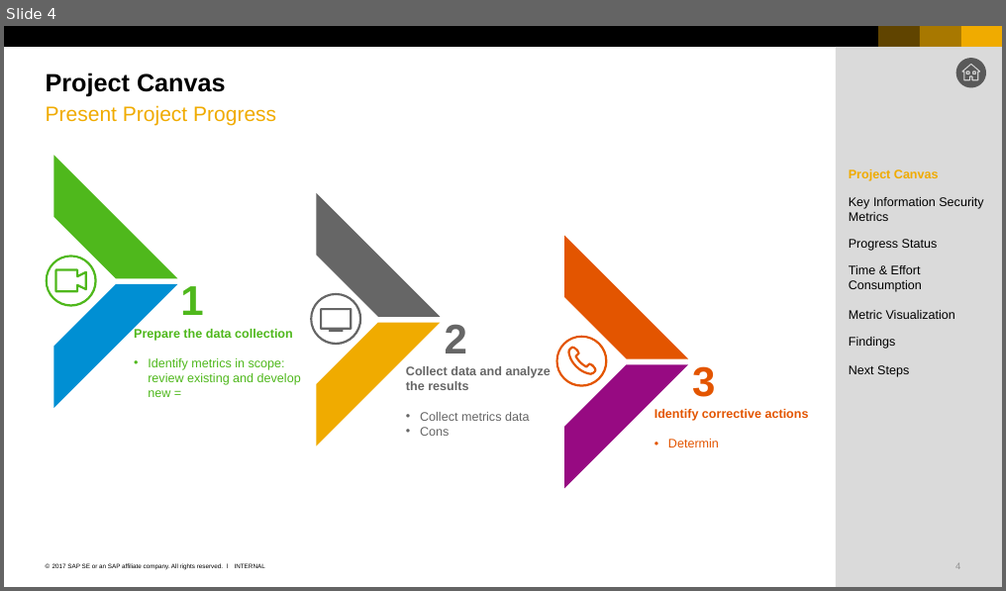
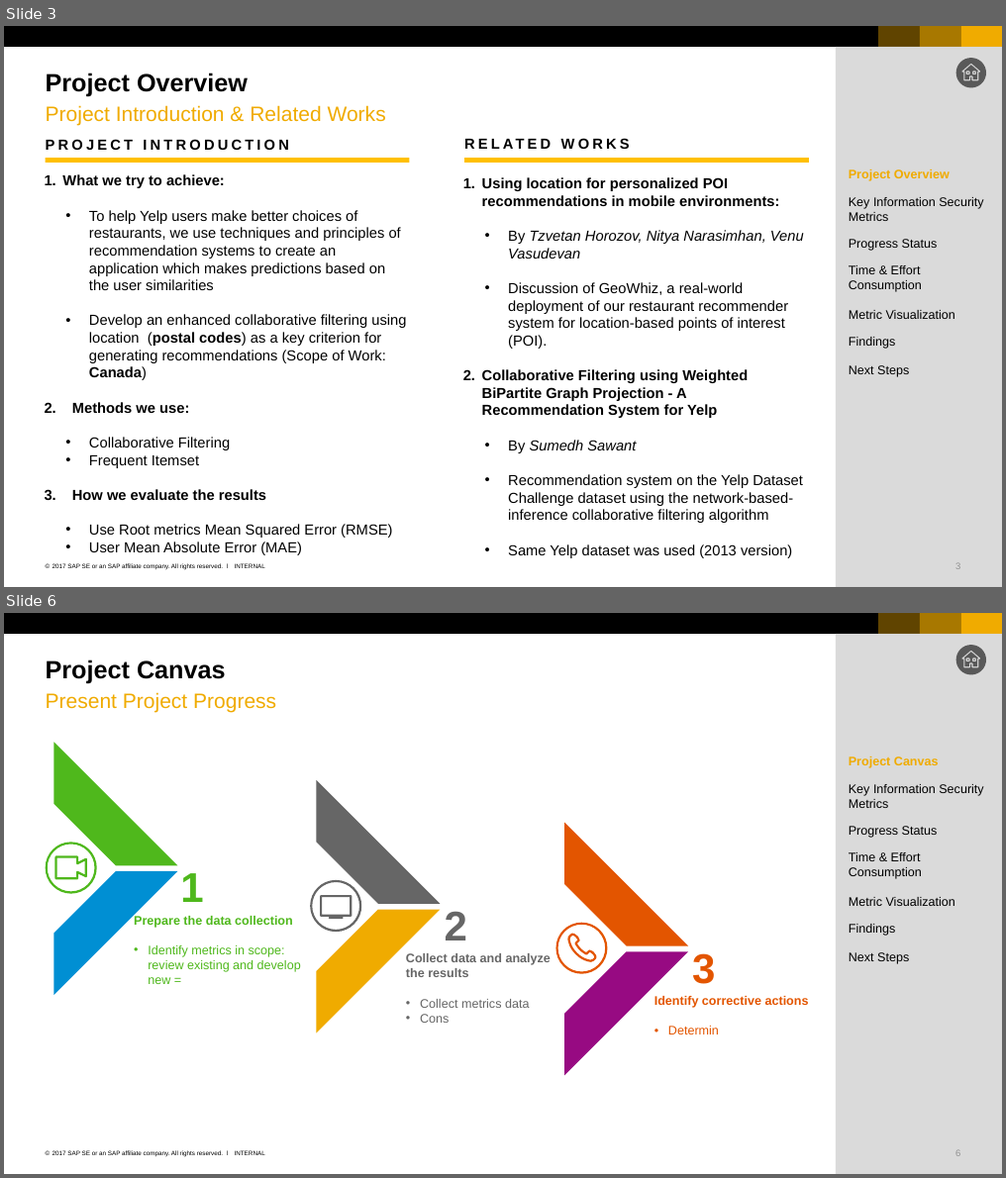
Before and after one commit to nguyenthanhtung2605/yelp-data-analysis, a slide deck: project_yelp_recommendation/yelp_presentation.pptx. Shown one above the other, each under a label of ours: slide 4 before the commit, slides 3 and 6 after it; the slides between them are not shown. The pictures are 1006x591 and 1006x1178 pixels, drawn with LibreOffice and Linux fonts; fonts in the diff are those of the drawing. Boxes give left, top, right and bottom in pixels: in the first picture for what was removed or moved away, otherwise in the second. Text is boxed around its words. In the diff, an @@ line names an element or a change of style, - is before the commit and + after.

```diff
--- a/project_yelp_recommendation/yelp_presentation.pptx
+++ b/project_yelp_recommendation/yelp_presentation.pptx
@@ slide 3 added at (4, 26, 1002, 587), background #FFFFFF; not listed: 9 template elements that a slide beside it also shows @@
@@ title added at (46, 73, 248, 97), 24 pt, text #000000, bold @@
+Project Overview
@@ text added at (46, 105, 225, 126), 20 pt, text #F0AB00 @@
+Project Introduction & Related Works
@@ text added at (250, 105, 386, 122), 14 pt, text #000000, bold @@
+RELATED WORKS
@@ text added at (46, 139, 288, 150), 14 pt, text #000000, bold @@
+PROJECT INTRODUCTION
@@ line added from (46, 160) to (410, 160), #FFC000 4.5 pt @@
@@ line added from (464, 160) to (808, 160), #FFC000 4.5 pt @@
@@ text added at (848, 170, 949, 181), 12 pt, text #F0AB00, bold @@
+Project Overview
@@ text added at (62, 174, 406, 556), 14 pt, text #000000 @@
+1. What we try to achieve:
+  • To help Yelp users make better choices of restaurants, we use techniques and principles of recommendation systems to create an application which makes predictions based on the user similarities
+  • Develop an enhanced collaborative filtering using location (postal codes) as a key criterion for generating recommendations (Scope of Work: Canada)
+2. Methods we use:
+  • Collaborative Filtering
+  • Frequent Itemset
+3. How we evaluate the results
+  • Use Root metrics Mean Squared Error (RMSE)
+  • User Mean Absolute Error (MAE)
@@ text added at (482, 177, 804, 559), 14 pt, text #000000 @@
+1. Using location for personalized POI recommendations in mobile environments:
+  • By Tzvetan Horozov, Nitya Narasimhan, Venu Vasudevan
+  • Discussion of GeoWhiz, a real-world deployment of our restaurant recommender system for location-based points of interest (POI).
+2. Collaborative Filtering using Weighted BiPartite Graph Projection - A Recommendation System for Yelp
+  • By Sumedh Sawant
+  • Recommendation system on the Yelp Dataset Challenge dataset using the network-based-inference collaborative filtering algorithm
+  • Same Yelp dataset was used (2013 version)
@@ text added at (848, 197, 983, 221), 12 pt, text #000000 @@
+Key Information Security Metrics
@@ text added at (848, 239, 938, 251), 12 pt, text #000000 @@
+Progress Status
@@ text added at (848, 266, 922, 292), 12 pt, text #000000 @@
+Time & Effort Consumption
@@ text added at (848, 310, 955, 319), 12 pt, text #000000 @@
+Metric Visualization
@@ text added at (848, 337, 896, 349), 12 pt, text #000000 @@
+Findings
@@ text added at (848, 366, 909, 377), 12 pt, text #000000 @@
+Next Steps
@@ what was slide 4 is now slide 6 @@
```
Also in this commit, not shown: 1 slide changed, 3 other slides added, 3 slides removed, 3 other files.
